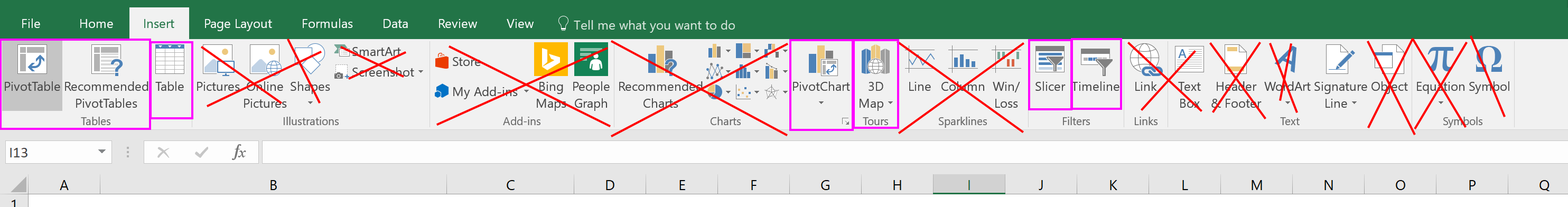
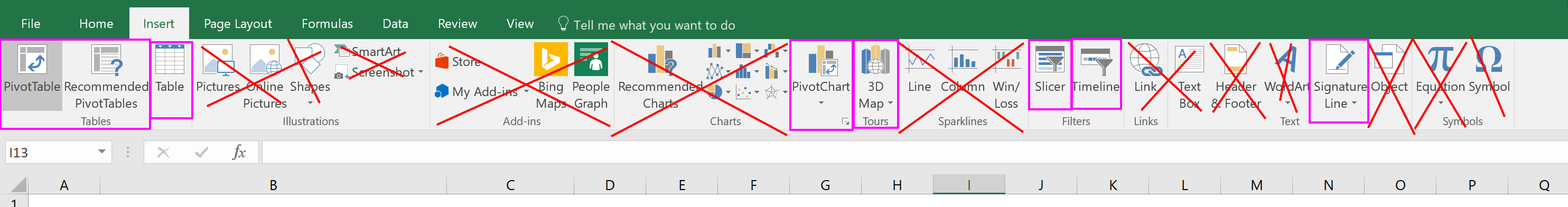
Comparing the layer stacks of the two 1568×207 images. Changes:
added layer "Rectangle 7" above "Rectangle 6" over [1308, 38, 1370, 124]
